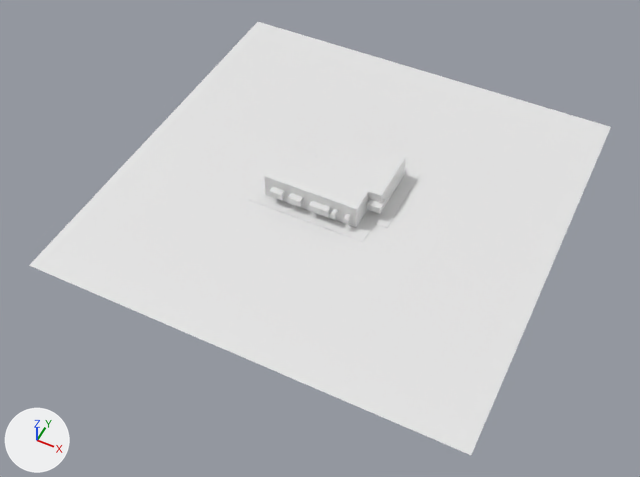
The glTF model public/models/houses/House1.glb, before and after one commit.
Before and after are seen from a camera (50 mm lens) standing at (49.3, -80.3, 95.2) and looking at (9.6, -1.0, -3.9). The lights are fixed; the arrows at lower left show +X, +Y and +Z. Where no turn or scale is listed for an object, it has been applied to the vertices.

Objects in the first picture: '1.001', 'Cube.007', 'Cube.009', 'Cube.010', 'Cube.011', 'g', 'roof', 'walls'.
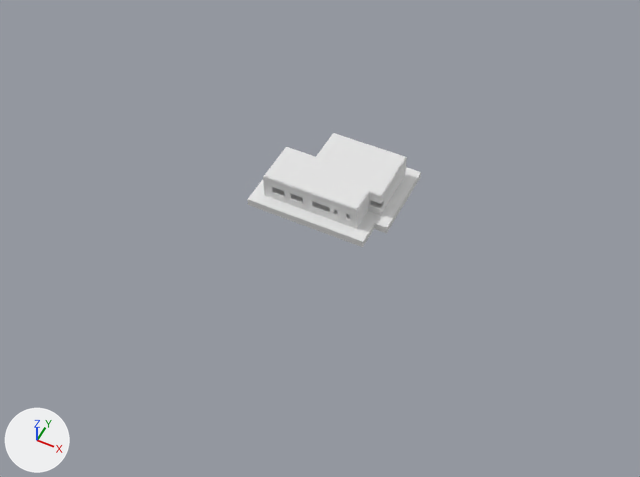
The change, as a list of edits to the scene's bpy script:
```text
Remove ob_g:
    ob_g = bpy.data.objects.new('g', me_plane_004)
    ob_g.location = (0.0, 0.0, 0.0)
Remove ob_cube_007:
    ob_cube_007 = bpy.data.objects.new('Cube.007', me_cube_010)
    ob_cube_007.location = (16.3, 4.0, 2.3)
Remove ob_cube_009:
    ob_cube_009 = bpy.data.objects.new('Cube.009', me_cube_012)
    ob_cube_009.location = (2.3, 0.0, 2.3)
Remove ob_cube_010:
    ob_cube_010 = bpy.data.objects.new('Cube.010', me_cube_013)
    ob_cube_010.location = (5.3, 0.0, 2.3)
Remove ob_cube_011:
    ob_cube_011 = bpy.data.objects.new('Cube.011', me_cube_014)
    ob_cube_011.location = (9.3, 0.0, 2.3)
```

Location of each change, (x1, y1, x2, y2) in pixels of the pictures (640 x 477 px):
'g', deleted: before (29, 22, 611, 455)
'Cube.011', deleted: before (309, 201, 331, 217)
'Cube.007', deleted: before (367, 199, 386, 214)
'Cube.009', deleted: before (269, 187, 285, 201)
'Cube.010', deleted: before (287, 193, 303, 207)
